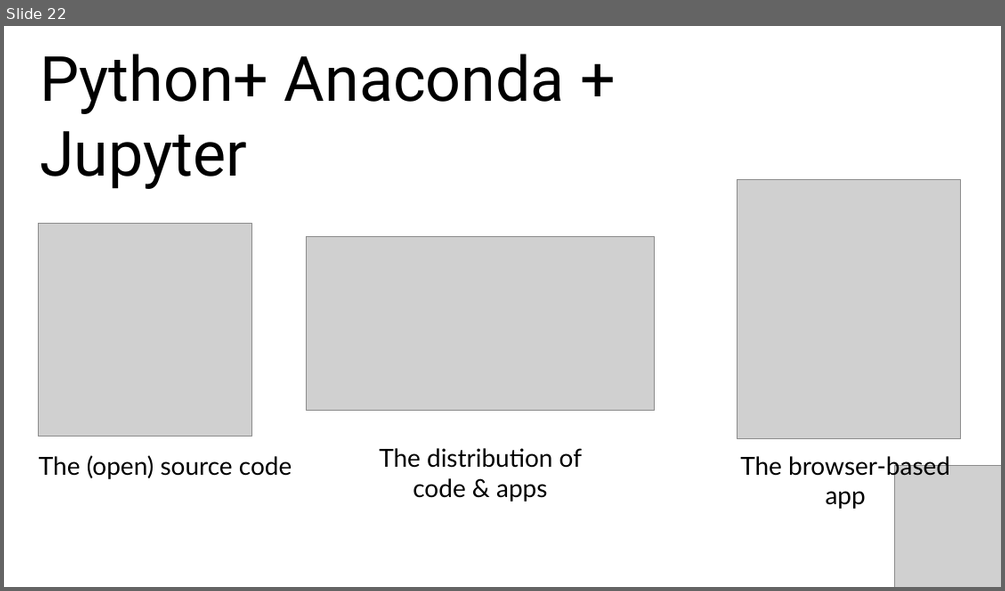
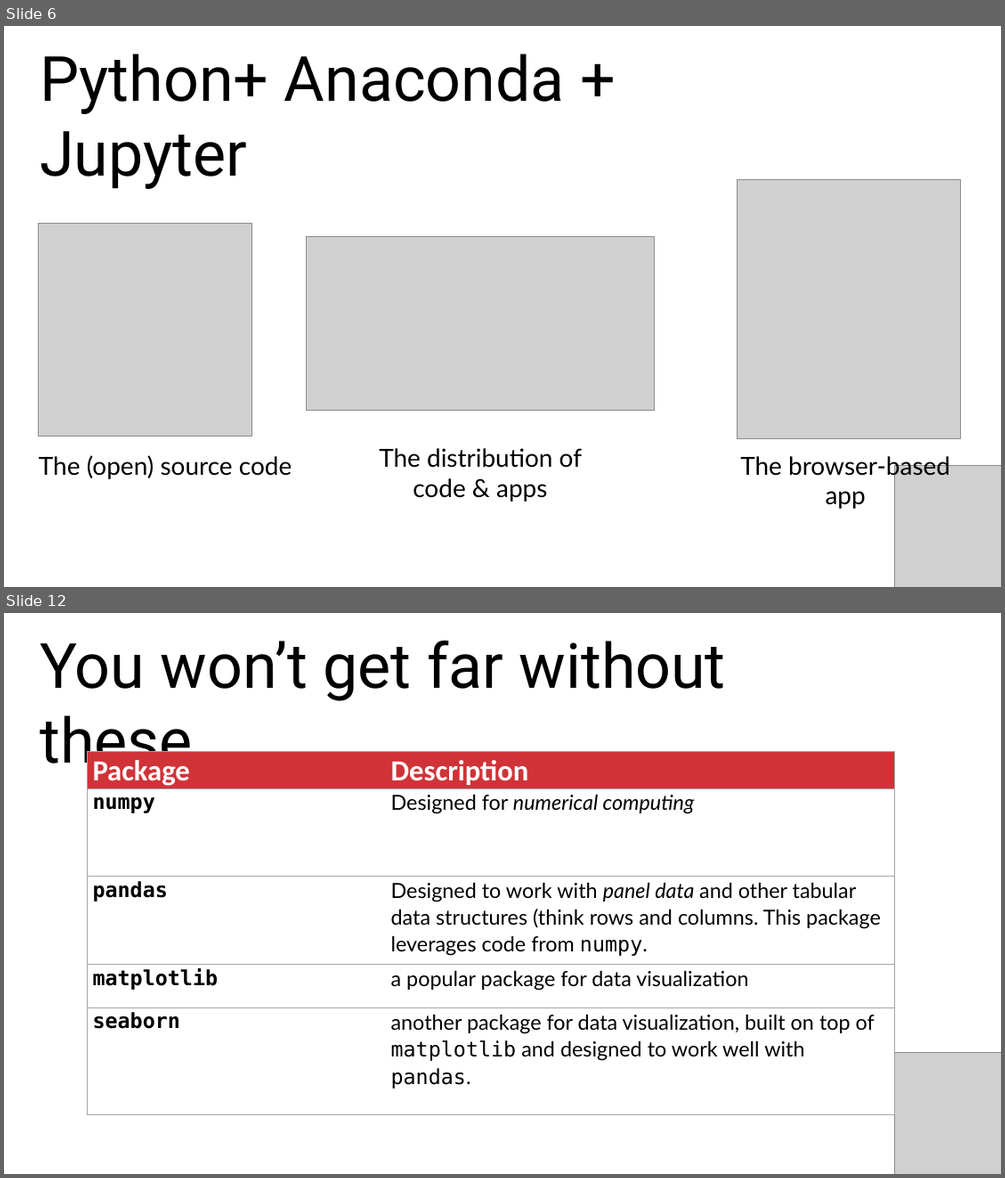
Before and after one commit to stringfestdata/ms-excel-toronto-python, a slide deck: toronto-five-things-excel-python.pptx. Shown one above the other, each under a label of ours: slide 22 before the commit, slides 6 and 12 after it; the slides between them are not shown. The pictures are 1005x591 and 1005x1178 pixels, drawn with LibreOffice and Linux fonts; fonts in the diff are those of the drawing; grey boxes stand for pictures. Boxes give left, top, right and bottom in pixels: in the first picture for what was removed or moved away, otherwise in the second. Text is boxed around its words. In the diff, an @@ line names an element or a change of style, - is before the commit and + after.

```diff
--- a/toronto-five-things-excel-python.pptx
+++ b/toronto-five-things-excel-python.pptx
@@ slide 12 added at (x1=4, y1=613, x2=1001, y2=1174), background #FFFFFF @@
@@ text added at (x1=40, y1=640, x2=726, y2=777), 60 pt, text #000000 @@
+You won’t get far without these…
@@ table added at (x1=87, y1=751, x2=895, y2=1111), 5 rows, 2 columns @@
+Package | Description
+numpy | Designed for numerical computing
+pandas | Designed to work with panel data and other tabular data structures (think rows and columns. This package leverages code from numpy.
+matplotlib | a popular package for data visualization
+seaborn | another package for data visualization, built on top of matplotlib and designed to work well with pandas.
@@ picture added at (x1=895, y1=1052, x2=1001, y2=1174) @@
@@ what was slide 22 is now slide 6 @@
```
Also in this commit, not shown: 5 slides changed, 7 other slides added, 17 slides removed, 3 other files.
